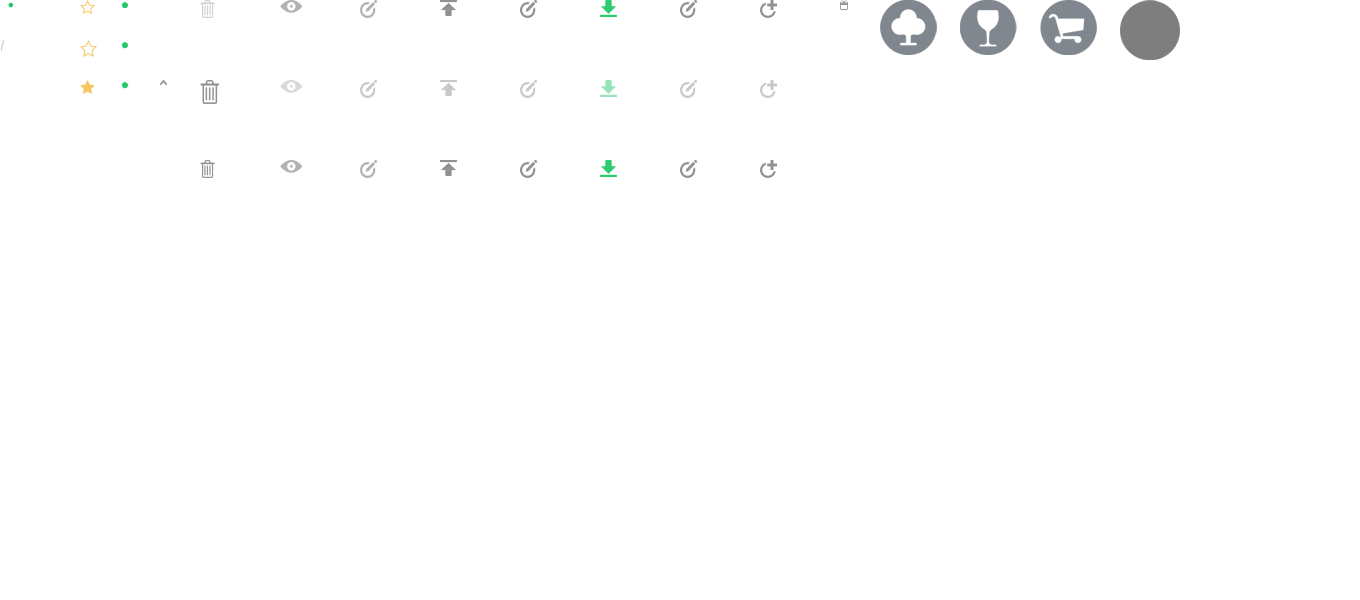
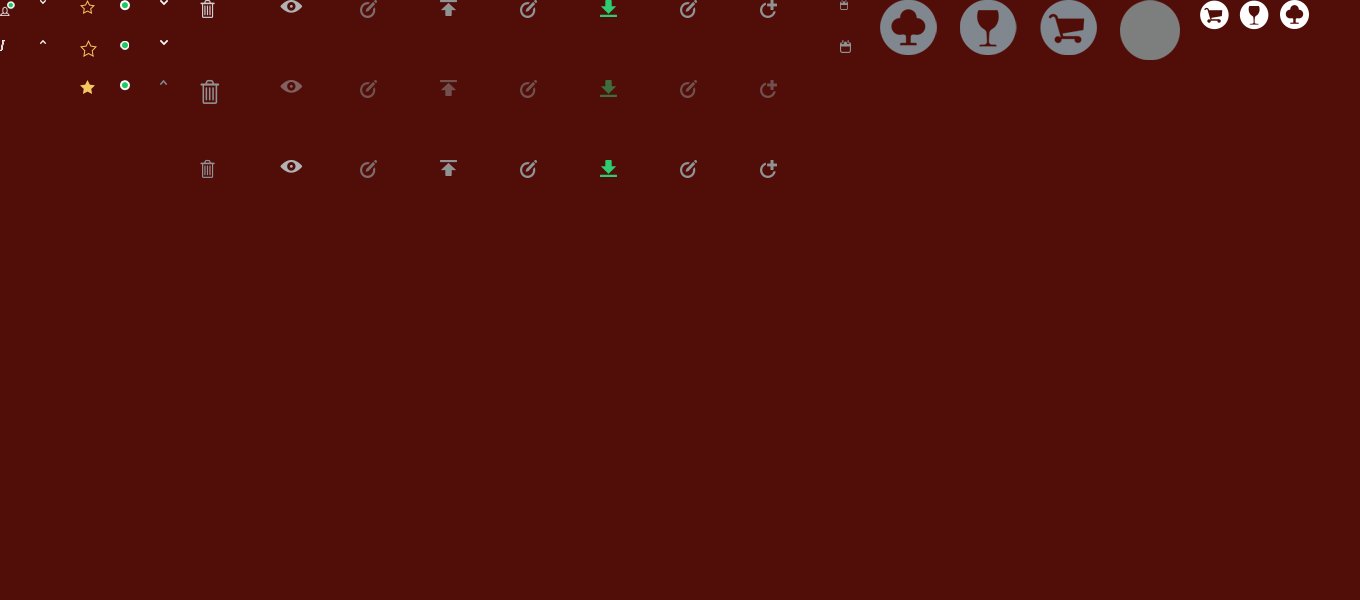
Layer changes from the first 1360×600 image to the second:
added layer "Shape 26" (1st of 2) above "Layer 10" over [840, 40, 851, 53]
added layer "Shape 25" above "Shape 24" over [1280, 0, 1309, 29]
added layer "Shape 24" above "Shape 23" over [1239, 0, 1269, 30]
added layer "Shape 23" above "Layer 7" over [1200, 0, 1229, 30]
showed "Layer 3" over [0, 0, 1360, 600]
